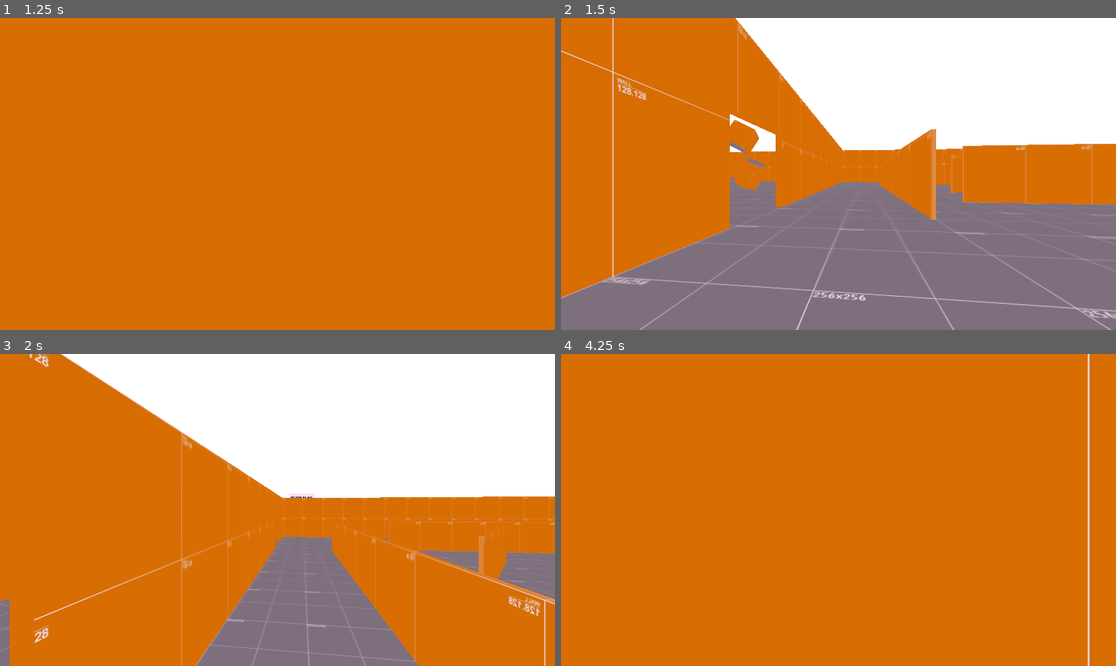
Above: before the commit, frames 1-4 (two rows, left to right).
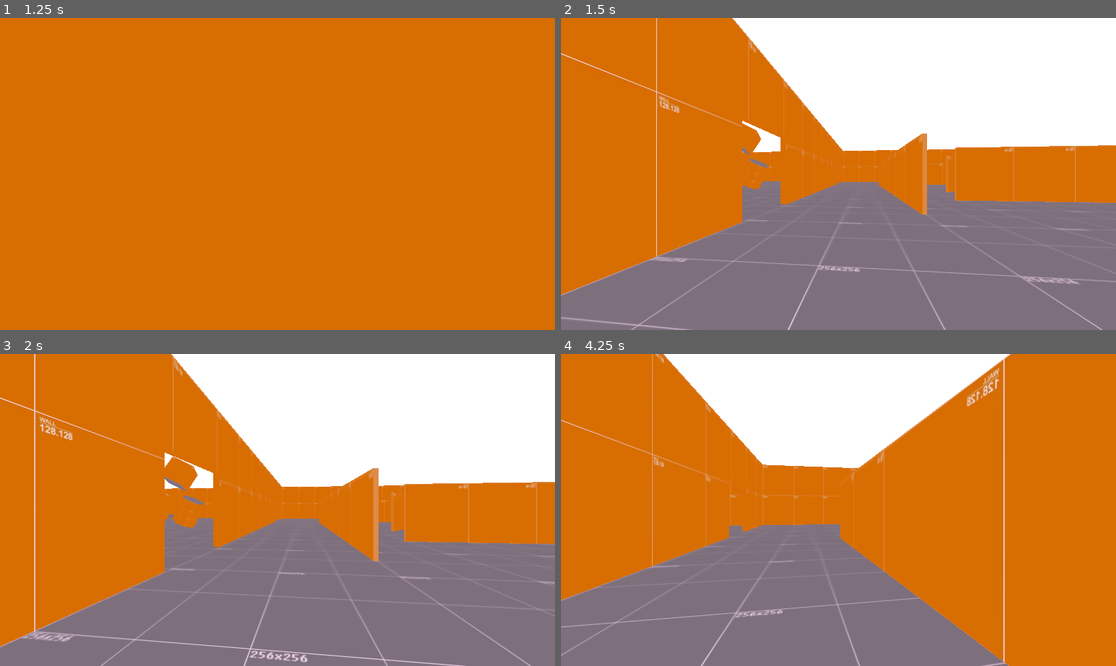
Above: after the commit, the same moments.

Repository: Liloslash/CocoonstrikeV2
Game: Godot game, scene res://world.tscn
Same seed, same stepped clock (60 frames per second), same inputs: the game is played once before the commit and once after it.
Inputs (mouse positions are in pixels of both pictures, inside the frame that each line leads up to):
- Up to frame 1 (1.25 s): tap Enter at 0.5 s; move the mouse to (305, 174) at 0.52 s; hold W (up) from 0.53 s (still down); hold Space (jump) from 0.53 s (still down)
- Up to frame 2 (1.5 s): keep holding W (up); move the mouse to (810, 174) at 1.27 s; release Space (jump) at 1.28 s; tap Space (jump) at 1.35 s
- Up to frame 3 (2 s): keep holding W (up); tap Space (jump) at 1.52, 1.82 s
- Up to frame 4 (4.25 s): keep holding W (up); move the mouse to (849, 503) at 2.02 s; hold Space (jump) 2.03-2.78 s; move the mouse to (832, 516) at 2.77 s; tap Space (jump) at 2.85, 3.02, 3.32 s; move the mouse to (877, 513) at 3.52 s; hold Space (jump) from 3.53 s (still down); tap Escape (esc) at 4.15 s

Frame 1 is identical in both runs. In frame 2, 5.6% of the frame differs, in the area x 0-100%, y 0-100%; in frame 3, 34%; in frame 4, 41%, in the area x 0-96%, y 0-100%.

Commit message:
Enhance player movement by adding freeze duration after slam and refining jump mechanics

Diff:
--- a/Player/player.gd
+++ b/Player/player.gd
@@ -3,16 +3,19 @@
 # --- Paramètres exportés ---
 @export_group("Mouvement")
 @export var max_speed: float = 9.5  # Vitesse maximale de déplacement
-@export var jump_velocity: float = 6.0  # Vitesse initiale du saut (augmentée pour une phase descendante plus longue)
+@export var jump_velocity: float = 6.0  # Vitesse initiale du saut
 @export var acceleration_duration: float = 0.5  # Temps pour atteindre la vitesse maximale
-@export var slam_velocity: float = -25.0  # Vitesse verticale pour l'écrasement (négative)
+@export var slam_velocity: float = -25.0  # Vitesse verticale pour l'écrasement
+@export var freeze_duration_after_slam: float = 0.5  # Durée du freeze après un écrasement (en secondes)
 
 # --- Variables internes ---
 var current_speed: float = 0.0  # Vitesse actuelle (0 à max_speed)
 var is_accelerating: bool = false  # Indique si le personnage accélère
 var acceleration_timer: float = 0.0  # Temps écoulé depuis le début de l'accélération
-var can_slam: bool = true  # Active la capacité d'écrasement (à désactiver en début de jeu)
+var can_slam: bool = true  # Active la capacité d'écrasement
 var is_slamming: bool = false  # Indique si le personnage est en train d'effectuer un écrasement
+var is_frozen: bool = false  # Indique si le personnage est gelé après un écrasement
+var freeze_timer: float = 0.0  # Temps restant pour le freeze
 
 # --- Gestion des inputs ---
 func _input(event: InputEvent) -> void:
@@ -20,13 +23,13 @@
 	if event.is_action_pressed("esc"):
 		Input.mouse_mode = Input.MOUSE_MODE_VISIBLE
 	# Rotation horizontale avec la souris
-	if event is InputEventMouseMotion:
+	if event is InputEventMouseMotion and !is_frozen:
 		rotate_y(-event.relative.x * 0.002)
 	# Saut initial
-	if event.is_action_pressed("jump") and is_on_floor():
+	if event.is_action_pressed("jump") and is_on_floor() and !is_frozen:
 		velocity.y = jump_velocity
 	# Déclencher l'écrasement en phase descendante
-	if event.is_action_pressed("jump") and !is_on_floor() and velocity.y < 0 and can_slam and !is_slamming:
+	if event.is_action_pressed("jump") and !is_on_floor() and velocity.y < 0 and can_slam and !is_slamming and !is_frozen:
 		is_slamming = true
 		velocity.y = slam_velocity
 
@@ -37,19 +40,32 @@
 
 # --- Mise à jour de la physique ---
 func _physics_process(delta: float) -> void:
+	# Gestion du freeze après un écrasement
+	if is_frozen:
+		freeze_timer -= delta
+		if freeze_timer <= 0:
+			is_frozen = false
+			freeze_timer = 0.0
+		# Annuler tout mouvement pendant le freeze
+		velocity.x = 0.0
+		velocity.z = 0.0
+		return  # On sort de la fonction pour éviter tout autre traitement
+
 	# Appliquer la gravité si le personnage n'est pas au sol
 	if not is_on_floor():
 		velocity.y += get_gravity().y * delta
 
-	# Réinitialiser l'état d'écrasement à l'atterrissage
+	# Réinitialiser l'état d'écrasement et déclencher le freeze à l'atterrissage
 	if is_on_floor() and is_slamming:
 		is_slamming = false
+		is_frozen = true
+		freeze_timer = freeze_duration_after_slam
 
 	# Gestion du déplacement horizontal
 	var input_dir = Input.get_vector("left", "right", "up", "down")
 	var direction = (transform.basis * Vector3(input_dir.x, 0, input_dir.y)).normalized()
 
-	if direction != Vector3.ZERO:
+	if direction != Vector3.ZERO and !is_frozen:
 		# Démarrer l'accélération
 		if not is_accelerating:
 			is_accelerating = true
--- a/Player/player.tscn
+++ b/Player/player.tscn
@@ -7,6 +7,7 @@
 [node name="Player" type="CharacterBody3D"]
 script = ExtResource("1_v0iea")
 acceleration_duration = 0.38
+freeze_duration_after_slam = 0.3
 
 [node name="Camera3D" type="Camera3D" parent="."]
 
